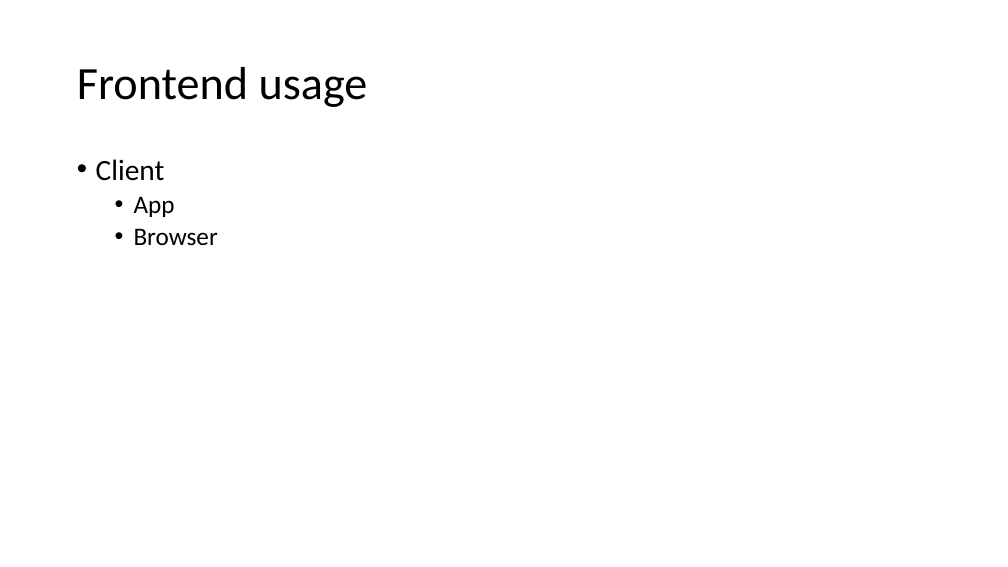
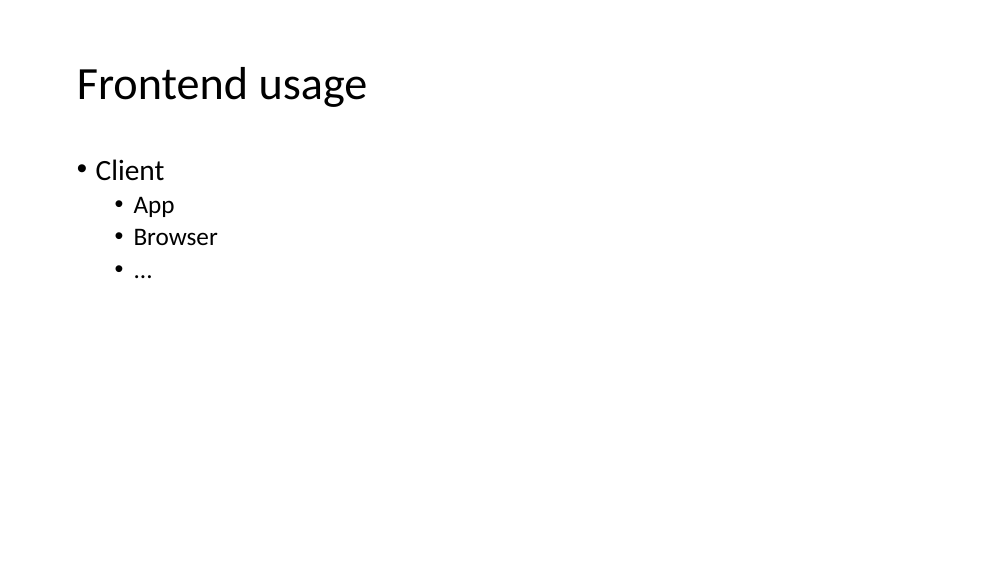
Before and after one commit to csliangdu/ExchangeAgg, a slide deck: slide 59 of doc/Coin.pptx. Drawn at 1008x567 pixels with LibreOffice and Linux fonts; fonts in the diff are those of the drawing. Boxes give left, top, right and bottom in pixels: in the first picture for what was removed or moved away, otherwise in the second. Text is boxed around its words. In the diff, an @@ line names an element or a change of style, - is before the commit and + after.

```diff
--- a/doc/Coin.pptx
+++ b/doc/Coin.pptx
@@ text at [96,159,218,246]: paragraph added @@
+  • ...
```
Also in this commit, not shown: 9 other slides changed.
